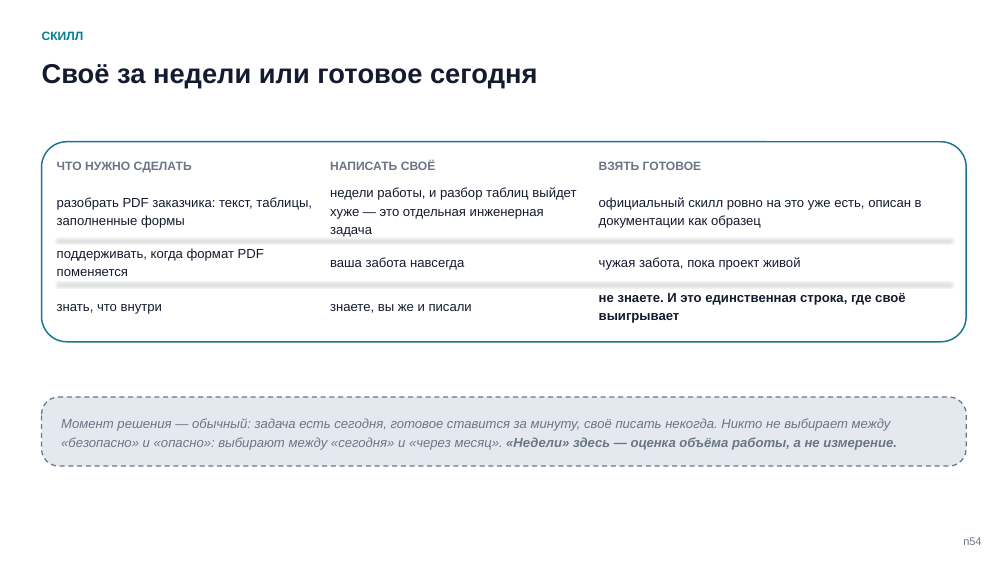
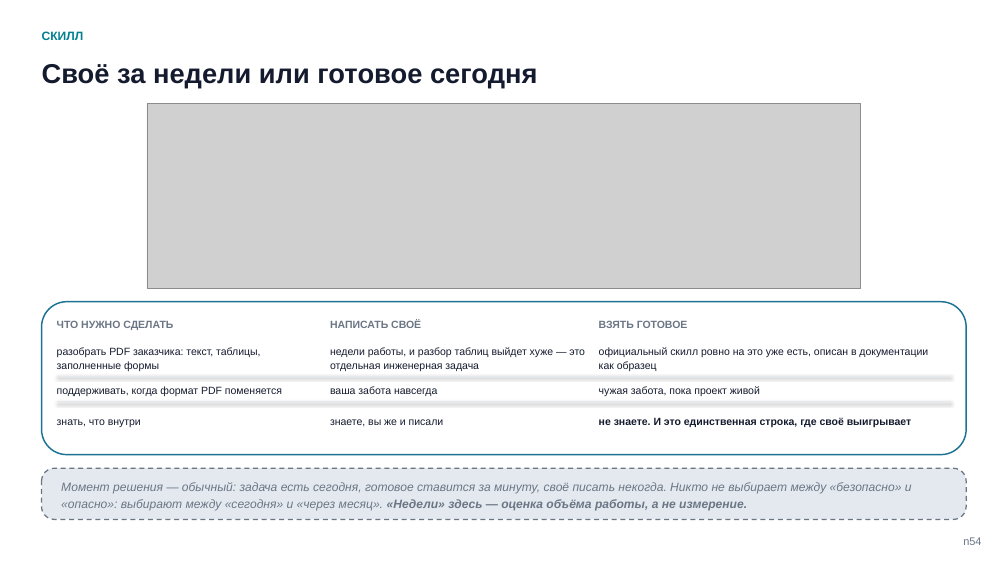
Before and after one commit to tellina-study/AI-usage-lessons, a slide deck: slide 54 of library/seminars/sem-05/rendered/sem-05.pptx. Drawn at 1008x567 pixels with LibreOffice and Linux fonts; fonts in the diff are those of the drawing; grey boxes stand for pictures. Boxes give left, top, right and bottom in pixels: in the first picture for what was removed or moved away, otherwise in the second. Text is boxed around its words. In the diff, an @@ line names an element or a change of style, - is before the commit and + after.

```diff
--- a/library/seminars/sem-05/rendered/sem-05.pptx
+++ b/library/seminars/sem-05/rendered/sem-05.pptx
@@ picture added at (147,104,861,288) @@
@@ rounded rectangle: place and size @@
-rounded rectangle at (42,141,966,342)
+rounded rectangle at (42,302,966,454)
@@ rounded rectangle at (42,302,966,454): proportions changed @@
@@ 3 texts: place and size @@
-3 texts at (57,160,702,172)
+3 texts at (57,320,688,330)
@@ size 11.5 to 10 pt in 3 elements at (57,320,173,330), (330,320,421,328), (599,321,688,328) @@
@@ text "разобрать PDF заказчика: текст, таблицы, ...": place and size @@
-text "разобрать PDF заказчика: текст, таблицы, ..." at (57,197,312,228)
+text "разобрать PDF заказчика: текст, таблицы, ..." at (57,347,260,371)
@@ text "недели работы, и разбор таблиц ...": place and size @@
-text "недели работы, и разбор таблиц ..." at (330,187,576,237)
+text "недели работы, и разбор таблиц ..." at (330,347,585,371)
@@ size 12.5 to 10 pt in 9 elements at (599,418,911,427), (57,419,141,427), (330,419,444,427), (599,386,760,396), (57,386,282,396), (330,386,437,396), (57,347,260,371), (330,347,585,371), (599,347,928,371) @@
@@ text "официальный скилл ровно на это ...": place and size @@
-text "официальный скилл ровно на это ..." at (599,197,922,228)
+text "официальный скилл ровно на это ..." at (599,347,928,371)
@@ text "поддерживать, когда формат PDF поменяется": place and size @@
-text "поддерживать, когда формат PDF поменяется" at (57,248,264,276)
+text "поддерживать, когда формат PDF поменяется" at (57,386,282,396)
@@ line moved from (57, 283) - (951, 283) to (57, 376) - (951, 376) @@
@@ text "ваша забота навсегда": place and size @@
-text "ваша забота навсегда" at (330,257,464,270)
+text "ваша забота навсегда" at (330,386,437,396)
@@ text "чужая забота, пока проект живой": place and size @@
-text "чужая забота, пока проект живой" at (599,257,801,270)
+text "чужая забота, пока проект живой" at (599,386,760,396)
@@ text "знать, что внутри": place and size @@
-text "знать, что внутри" at (57,304,162,314)
+text "знать, что внутри" at (57,419,141,427)
@@ line moved from (57, 239) - (951, 239) to (57, 402) - (951, 402) @@
@@ text "знаете, вы же и писали": place and size @@
-text "знаете, вы же и писали" at (330,304,472,313)
+text "знаете, вы же и писали" at (330,419,444,427)
@@ text "не знаете. И это единственная ...": place and size @@
-text "не знаете. И это единственная ..." at (599,293,905,323)
+text "не знаете. И это единственная ..." at (599,418,911,427)
@@ rounded rectangle: place and size @@
-rounded rectangle at (42,397,966,466)
+rounded rectangle at (42,468,966,520)
@@ text "Момент решения — обычный: задача ...": place and size @@
-text "Момент решения — обычный: задача ..." at (61,418,897,450)
+text "Момент решения — обычный: задача ..." at (61,482,912,511)
@@ text "Момент решения — обычный: задача ..." at (61,482,912,511): size 12.5 to 11.5 pt @@
```
Also in this commit, not shown: 5 other slides changed, 8 other files.
